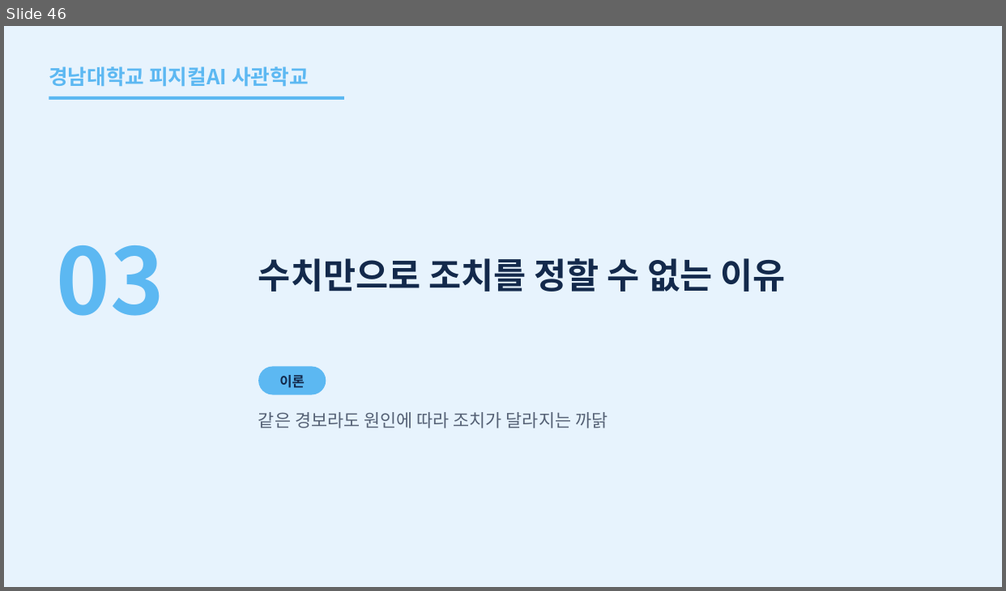
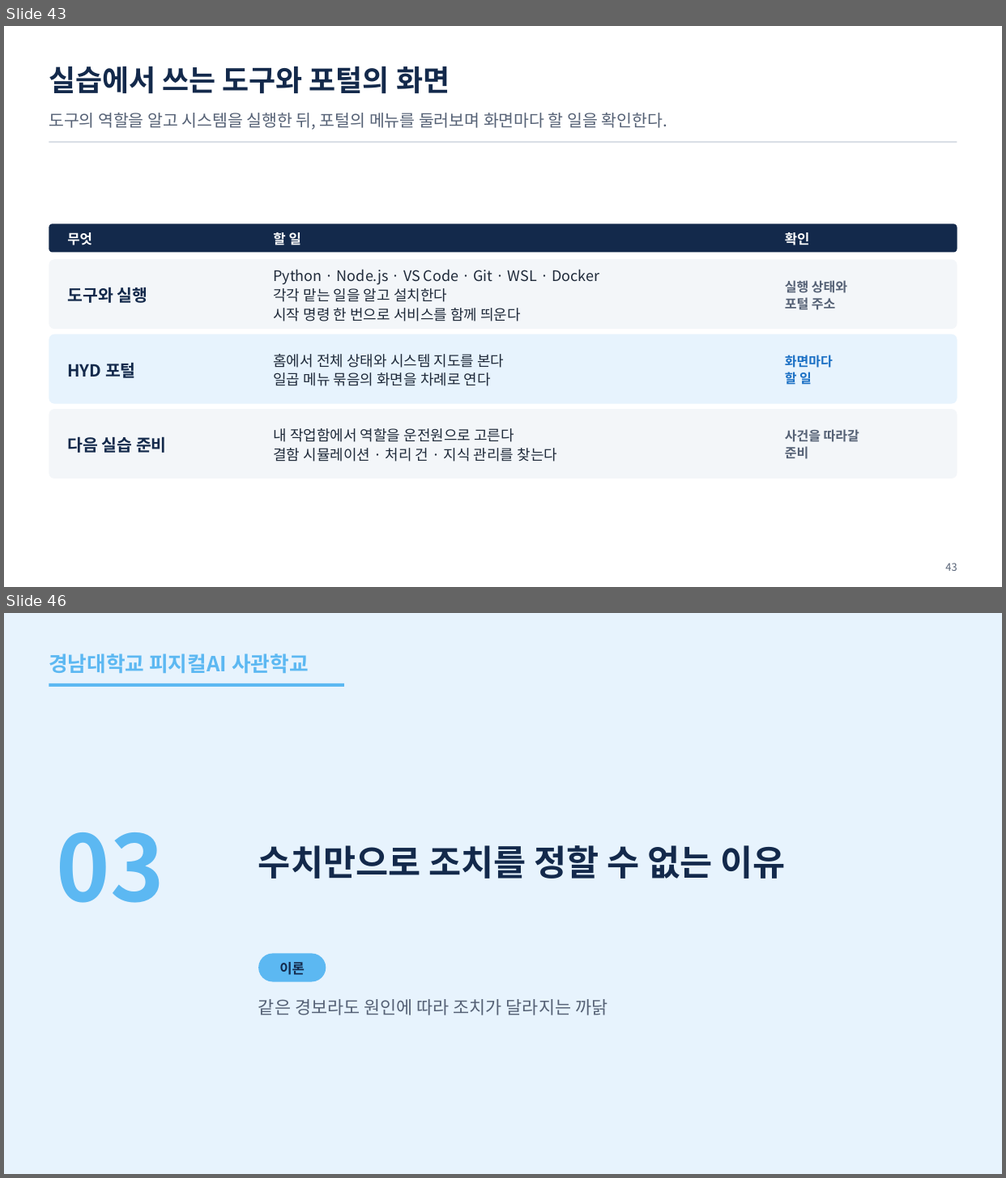
Before and after one commit to uengine-oss/hyd-iot-edu, a slide deck: 산출물/통합반/이론/01회차/통합반_01일차.pptx. Shown one above the other, each under a label of ours: slide 46 before the commit, slides 43 and 46 after it; the slides between them are not shown. The pictures are 1006x591 and 1006x1178 pixels, drawn with LibreOffice and Linux fonts; fonts in the diff are those of the drawing. Boxes give left, top, right and bottom in pixels: in the first picture for what was removed or moved away, otherwise in the second. Text is boxed around its words. In the diff, an @@ line names an element or a change of style, - is before the commit and + after.

```diff
--- a/산출물/통합반/이론/01회차/통합반_01일차.pptx
+++ b/산출물/통합반/이론/01회차/통합반_01일차.pptx
@@ slide 43 added at <box>4,26,1002,587</box>, background #FFFFFF @@
@@ text added at <box>49,66,450,94</box>, 28 pt, text #13294B, bold @@
+실습에서 쓰는 도구와 포털의 화면
@@ text added at <box>49,113,667,130</box>, 16 pt, text #556175 @@
+도구의 역할을 알고 시스템을 실행한 뒤, 포털의 메뉴를 둘러보며 화면마다 할 일을 확인한다.
@@ rectangle added at <box>49,141,957,143</box>, fill #D3D9E1 @@
@@ rounded rectangle added at <box>49,224,957,252</box>, fill #13294B @@
@@ text added at <box>67,233,92,246</box>, 13 pt, text #FFFFFF, bold @@
+무엇
@@ text added at <box>273,233,301,246</box>, 13 pt, text #FFFFFF, bold @@
+할 일
@@ text added at <box>785,233,810,246</box>, 13 pt, text #FFFFFF, bold @@
+확인
@@ rounded rectangle added at <box>49,259,957,329</box>, fill #F3F6F9 @@
@@ text added at <box>67,287,148,303</box>, 16 pt, text #13294B, bold @@
+도구와 실행
@@ text added at <box>273,269,599,322</box>, 14 pt, text #1F2A3A @@
+Python · Node.js · VS Code · Git · WSL · Docker
+각각 맡는 일을 알고 설치한다
+시작 명령 한 번으로 서비스를 함께 띄운다
@@ text added at <box>785,280,847,310</box>, 12.5 pt, text #556175, bold @@
+실행 상태와
+포털 주소
@@ rounded rectangle added at <box>49,335,957,404</box>, fill #E7F3FD @@
@@ text added at <box>67,363,136,378</box>, 16 pt, text #13294B, bold @@
+HYD 포털
@@ text added at <box>273,354,504,386</box>, 14 pt, text #1F2A3A @@
+홈에서 전체 상태와 시스템 지도를 본다
+일곱 메뉴 묶음의 화면을 차례로 연다
@@ text added at <box>785,355,833,385</box>, 12.5 pt, text #1A6FC4, bold @@
+화면마다
+할 일
@@ rounded rectangle added at <box>49,409,957,479</box>, fill #F3F6F9 @@
@@ text added at <box>67,437,167,453</box>, 16 pt, text #13294B, bold @@
+다음 실습 준비
@@ text added at <box>273,429,558,462</box>, 14 pt, text #1F2A3A @@
+내 작업함에서 역할을 운전원으로 고른다
+결함 시뮬레이션 · 처리 건 · 지식 관리를 찾는다
@@ text added at <box>785,429,859,459</box>, 12.5 pt, text #556175, bold @@
+사건을 따라갈
+준비
@@ text added at <box>945,563,957,571</box>, 10 pt, text #556175 @@
+43
```
Also in this commit, not shown: 4 slides changed, 1 slide removed, 12 other files.
